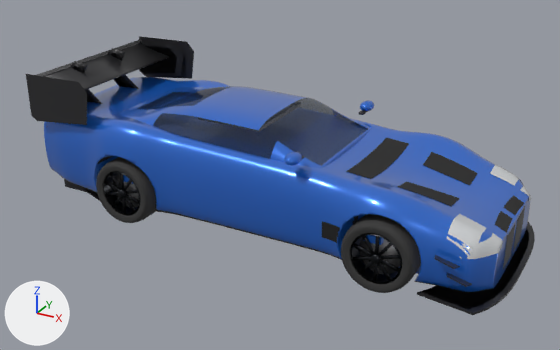
Before and after pictures for a commit that changed the glTF model modules/graphics/cars/bmw_m4_gt3.glb.
The view is the same before and after, from a camera (50 mm lens) standing at (3.59, -6.68, 3.81) and looking at (-0.03, -0.1, 0.52). Every picture has the same lights, and +X, +Y and +Z are marked at lower left. The picture after the commit comes second. Where no turn or scale is listed for an object, it has been applied to the vertices. Vertices at exactly the same position are counted once.

Before the edit, the objects in view are built like this:
```python
ob_body = bpy.data.objects.new('body', me_body_004)
ob_body.location = (0.0, 0.0, 0.0)
ob_bumper_front = bpy.data.objects.new('bumper_front', me_body_002)
ob_bumper_front.location = (0.0, 0.0, 0.0)
ob_cabin = bpy.data.objects.new('cabin', me_cabin_001)
ob_cabin.location = (0.0, 0.0, 0.0)
ob_wing_rear_up3 = bpy.data.objects.new('wing_rear_up3', me_wing_rear_up3)
ob_wing_rear_up3.location = (0.0, 0.0, 0.0)
# also in view: 'wing_rear_up2' at (-2.3, 0.0, 1.21); 'wheel_rr_spin' at (-1.43, -0.85, 0.35); 'bumper_rear' at (-2.41, 0.0, 0.58); 'splitter_up' at (2.17, 0.0, 0.07); 'splitter' at (2.16, 0.0, 0.07)
```
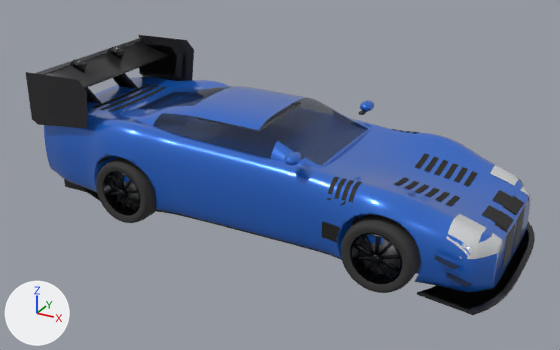
Where the change shows, as pixel boxes [x1, y1, x2, y2] in the pictures (560 x 350 px; the box of a moved part takes in the faces that stretch with it):
'wing_rear_up3', reshaped
    before: [26, 36, 194, 125]
    after: [26, 35, 194, 129]
part 1 of me_body_004, added
    after: [108, 87, 167, 112]
part 2 of me_body_004, added
    after: [100, 85, 158, 110]
part 3 of me_body_004, added
    after: [91, 84, 151, 108]
part 4 of me_body_004, added
    after: [348, 181, 362, 208]
part 5 of me_body_004, added
    after: [340, 180, 354, 206]
part 6 of me_body_004, added
    after: [334, 178, 347, 199]
part 7 of me_body_004, added
    after: [327, 177, 339, 200]
part 8 of me_body_004, cut back
    before: [347, 137, 478, 206]
    after: [394, 153, 478, 206]
part 9 of me_body_002, added
    after: [493, 190, 524, 218]
part 10 of me_body_002, added
    after: [482, 205, 514, 234]
part 11 of me_wing_rear_up3, moved or reshaped
    before: [26, 74, 87, 125]
    after: [26, 72, 87, 129]
part 12 of me_wing_rear_up3, moved or reshaped
    before: [139, 36, 194, 79]
    after: [139, 35, 194, 81]

Patch to the scene script:
```diff
--- a/modules/graphics/cars/bmw_m4_gt3.glb.py
+++ b/modules/graphics/cars/bmw_m4_gt3.glb.py
@@ me_body_004 @@
 # used by ob_body; location = (0.0, 0.0, 0.0)
-me_body_004.from_pydata(...)  # 11889 vertices, 23292 faces; spans x -2.21..1.91, y -1.01..1.01, z 0.09..1.09
+me_body_004.from_pydata(...)  # 15087 vertices, 28628 faces; spans x -2.21..1.91, y -1.01..1.01, z 0.09..1.09
+# me_body_004 part 1: the loose piece of 171 vertices spanning x 0.9..1.15, y -0.51..0.51, z 0.83..0.91 is copied, and the copy is scaled about its middle by (0.233, 1, 0.233), then moved by (-2.97, 0.0, 0.15); it spans x -1.97..-1.91, y -0.51..0.51, z 1.02..1.03
+# me_body_004 part 2: the loose piece of 171 vertices spanning x 0.9..1.15, y -0.51..0.51, z 0.83..0.91 is copied, and the copy is scaled about its middle by (0.233, 1, 0.183), then moved by (-3.08, 0.0, 0.15); it spans x -2.08..-2.02, y -0.51..0.51, z 1.02..1.03
+# me_body_004 part 3: the loose piece of 171 vertices spanning x 0.9..1.15, y -0.51..0.51, z 0.83..0.91 is copied, and the copy is scaled about its middle by (0.233, 1, 0.157), then moved by (-3.2, 0.0, 0.16); it spans x -2.2..-2.14, y -0.51..0.51, z 1.02..1.03
+# me_body_004 part 4: a new loose piece of 155 vertices spanning x 1.11..1.15, y -0.94..-0.71, z 0.76..0.93, in mat_vent (black #191919)
+# me_body_004 part 5: a new loose piece of 152 vertices spanning x 1.03..1.08, y -0.91..-0.71, z 0.75..0.93, in mat_vent (black #191919)
+# me_body_004 part 6: a new loose piece of 133 vertices spanning x 0.96..1.0, y -0.88..-0.71, z 0.79..0.93, in mat_vent (black #191919)
+# me_body_004 part 7: a new loose piece of 133 vertices spanning x 0.88..0.93, y -0.88..-0.71, z 0.76..0.93, in mat_vent (black #191919)
+# me_body_004 part 8: 234 vertices moved from x 0.9..1.91, y -0.51..0.51, z 0.71..0.91 to x 1.4..1.91, y -0.43..0.43, z 0.71..0.84; 229 vertices removed from x 0.9..1.91, y -0.51..0.51, z 0.73..0.91; 1768 vertices added at x 1.35..1.91, y -0.43..0.43, z 0.71..0.85
+# other edits to the shape of me_body_004 do not show in these pictures
 me_body_004.materials.append(mat_paint)
@@ me_body_002 @@
 # used by ob_bumper_front; location = (0.0, 0.0, 0.0)
-me_body_002.from_pydata(...)  # 5185 vertices, 9956 faces; spans x 1.91..2.41, y -0.92..0.92, z 0.09..0.78
+me_body_002.from_pydata(...)  # 5527 vertices, 10532 faces; spans x 1.91..2.41, y -0.92..0.92, z 0.09..0.78
+# me_body_002 part 9: a new loose piece of 171 vertices spanning x 2.16..2.41, y 0.06..0.31, z 0.52..0.67, in mat_grille (black #212121)
+# me_body_002 part 10: a new loose piece of 171 vertices spanning x 2.16..2.41, y -0.31..-0.06, z 0.52..0.67, in mat_grille (black #212121)
 me_body_002.materials.append(mat_paint)
@@ me_wing_rear_up3 @@
 # used by ob_wing_rear_up3; location = (0.0, 0.0, 0.0)
-me_wing_rear_up3.from_pydata(...)  # 104 vertices, 174 faces; spans x -2.65..-1.81, y -0.96..0.96, z 0.95..1.49
+me_wing_rear_up3.from_pydata(...)  # 104 vertices, 174 faces; spans x -2.65..-1.81, y -0.96..0.96, z 0.91..1.51
+# me_wing_rear_up3 part 11: the loose piece of 6 vertices spanning x -2.65..-1.81, y -0.96, z 0.95..1.49 is scaled about its middle by (1, 1, 1.13), then moved by (0.0, 0.0, -0.01)
+# me_wing_rear_up3 part 12: the loose piece of 6 vertices spanning x -2.65..-1.81, y 0.96, z 0.95..1.49 is scaled about its middle by (1, 1, 1.13), then moved by (0.0, 0.0, -0.01)
+# other edits to the shape of me_wing_rear_up3 do not show in these pictures
 me_wing_rear_up3.materials.append(mat_carbon)
```
